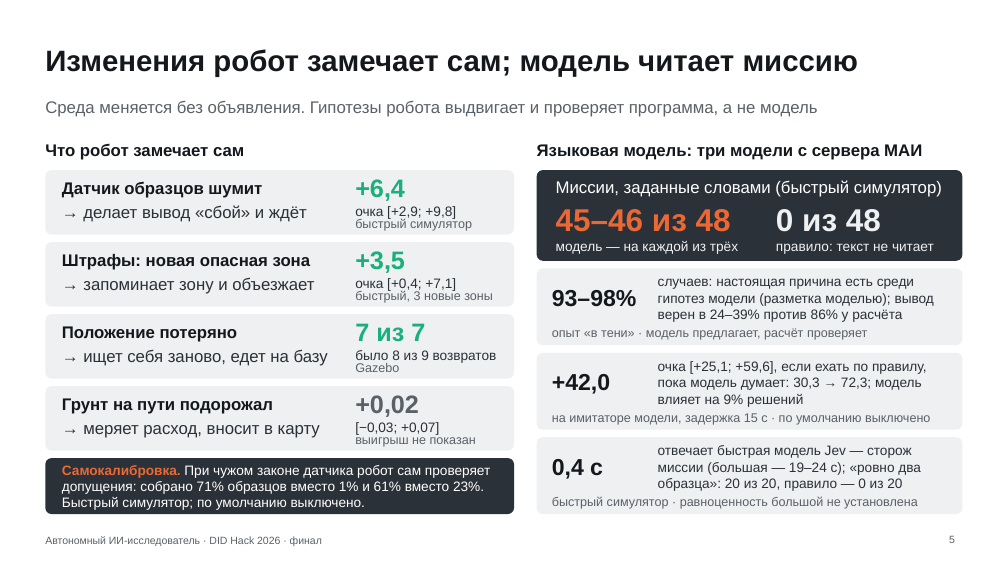
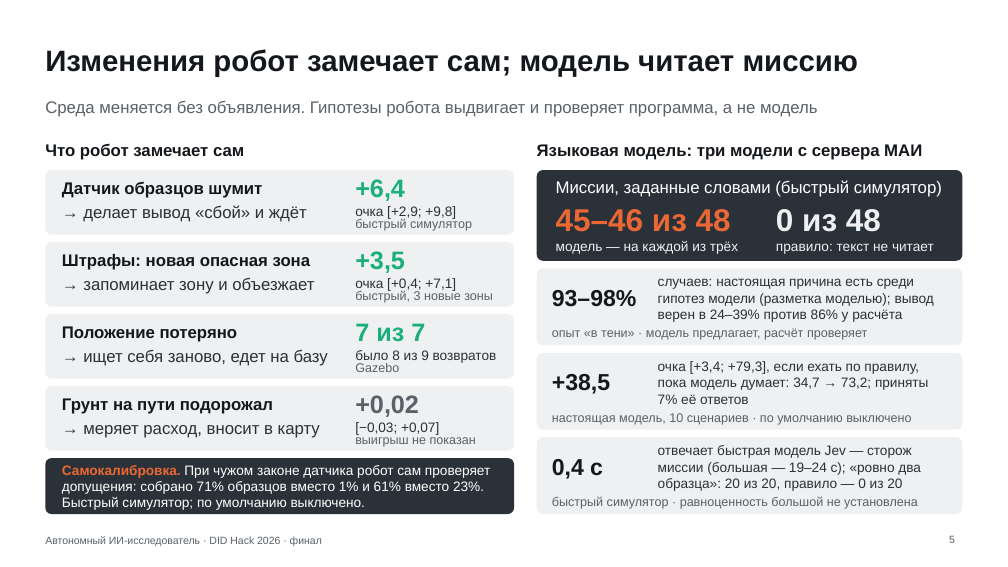
Before and after one commit to Mput13/did-hack, a slide deck: slide 5 of presentation/final.pptx. Drawn at 1008x567 pixels with LibreOffice and Linux fonts; fonts in the diff are those of the drawing. Boxes give left, top, right and bottom in pixels: in the first picture for what was removed or moved away, otherwise in the second. Text is boxed around its words. In the diff, an @@ line names an element or a change of style, - is before the commit and + after.

```diff
--- a/presentation/final.pptx
+++ b/presentation/final.pptx
@@ text at [552,374,610,394]: text changed @@
-+42,0
++38,5
@@ text at [658,361,928,404]: text changed @@
-очка [+25,1; +59,6], если ехать по правилу, пока модель думает: 30,3 → 72,3; модель влияет на 9% решений
+очка [+3,4; +79,3], если ехать по правилу, пока модель думает: 34,7 → 73,2; приняты 7% её ответов
@@ text at [552,413,911,425]: text changed @@
-на имитаторе модели, задержка 15 с · по умолчанию выключено
+настоящая модель, 10 сценариев · по умолчанию выключено
```
Also in this commit, not shown: 5 other slides changed, 20 other files.
